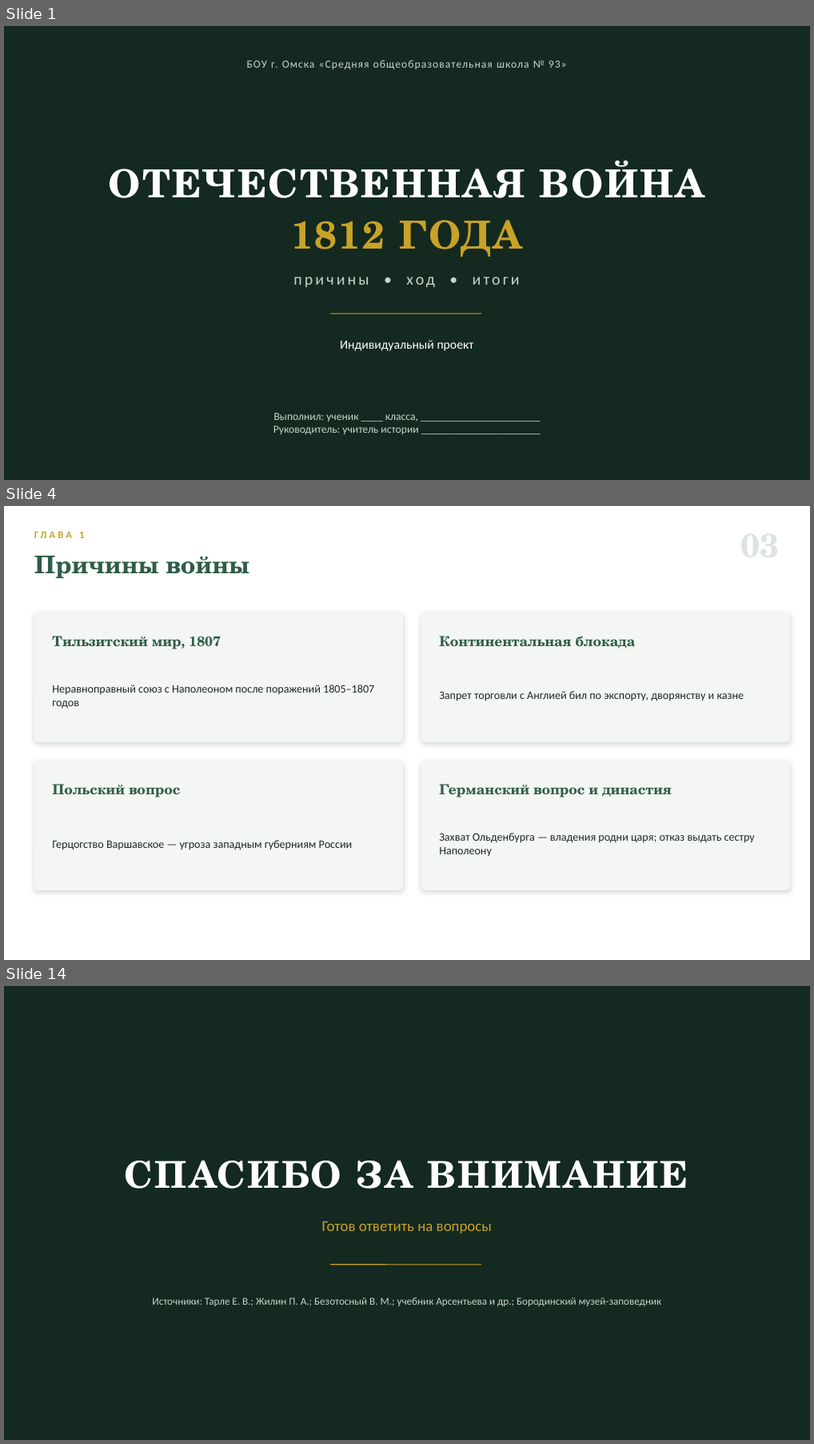
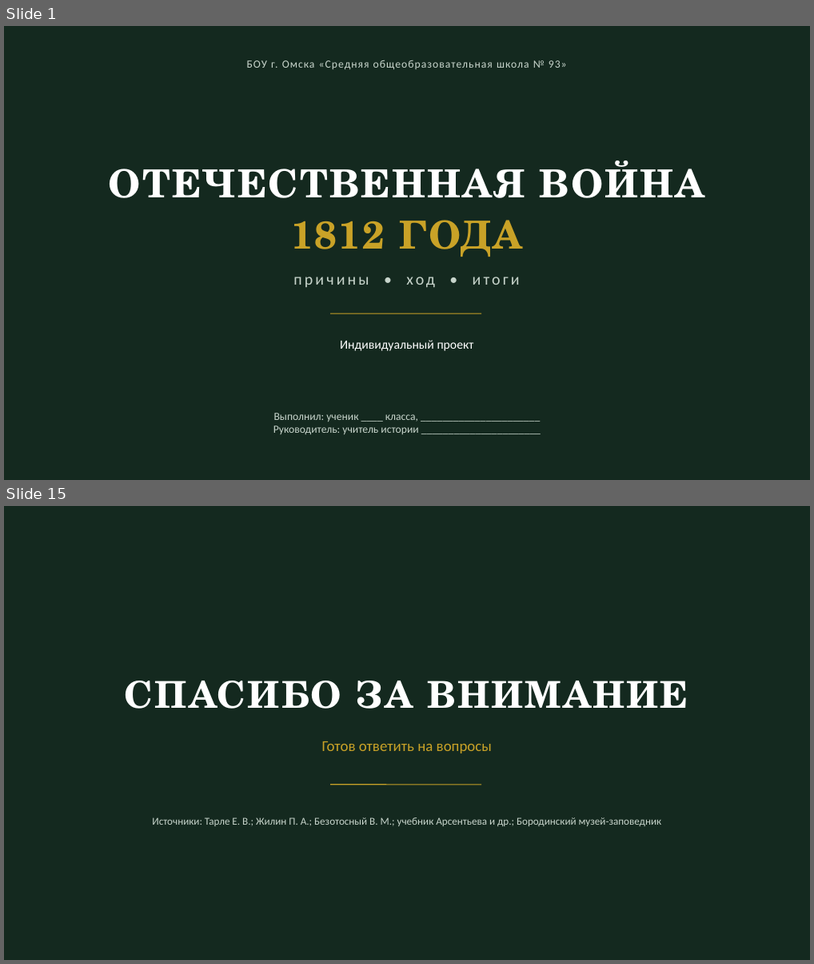
Before and after one commit to artomrek3030-Jumangi/war-1812-quiz, a slide deck: presentation.pptx. Shown one above the other, each under a label of ours: slides 1, 4 and 14 before the commit, slides 1 and 15 after it; the slides between them are not shown. The pictures are 814x1444 and 814x964 pixels, drawn with LibreOffice and Linux fonts; fonts in the diff are those of the drawing. Boxes give left, top, right and bottom in pixels: in the first picture for what was removed or moved away, otherwise in the second. Text is boxed around its words. In the diff, an @@ line names an element or a change of style, - is before the commit and + after.

```diff
--- a/presentation.pptx
+++ b/presentation.pptx
@@ slide 4 removed at bbox=[4, 506, 810, 960], background #FFFFFF @@
@@ text removed at bbox=[79, 532, 84, 538] @@
-ГЛАВА 1
@@ text removed at bbox=[34, 556, 250, 578] @@
-Причины войны
@@ rounded rectangle removed at bbox=[34, 612, 403, 742] @@
@@ rounded rectangle removed at bbox=[422, 612, 790, 742] @@
@@ text removed at bbox=[52, 636, 221, 649] @@
-Тильзитский мир, 1807
@@ text removed at bbox=[439, 636, 636, 648] @@
-Континентальная блокада
@@ text removed at bbox=[52, 684, 374, 708] @@
-Неравноправный союз с Наполеоном после поражений 1805–1807 годов
@@ text removed at bbox=[439, 691, 745, 701] @@
-Запрет торговли с Англией бил по экспорту, дворянству и казне
@@ rounded rectangle removed at bbox=[34, 760, 403, 890] @@
@@ rounded rectangle removed at bbox=[422, 760, 790, 890] @@
@@ text removed at bbox=[52, 784, 181, 797] @@
-Польский вопрос
@@ text removed at bbox=[439, 784, 672, 797] @@
-Германский вопрос и династия
@@ text removed at bbox=[52, 840, 353, 850] @@
-Герцогство Варшавское — угроза западным губерниям России
@@ text removed at bbox=[439, 832, 755, 856] @@
-Захват Ольденбурга — владения родни царя; отказ выдать сестру Наполеону
@@ what was slide 14 is now slide 15 @@
```
Also in this commit, not shown: 10 slides changed, 3 slides added, 1 other slide removed.
